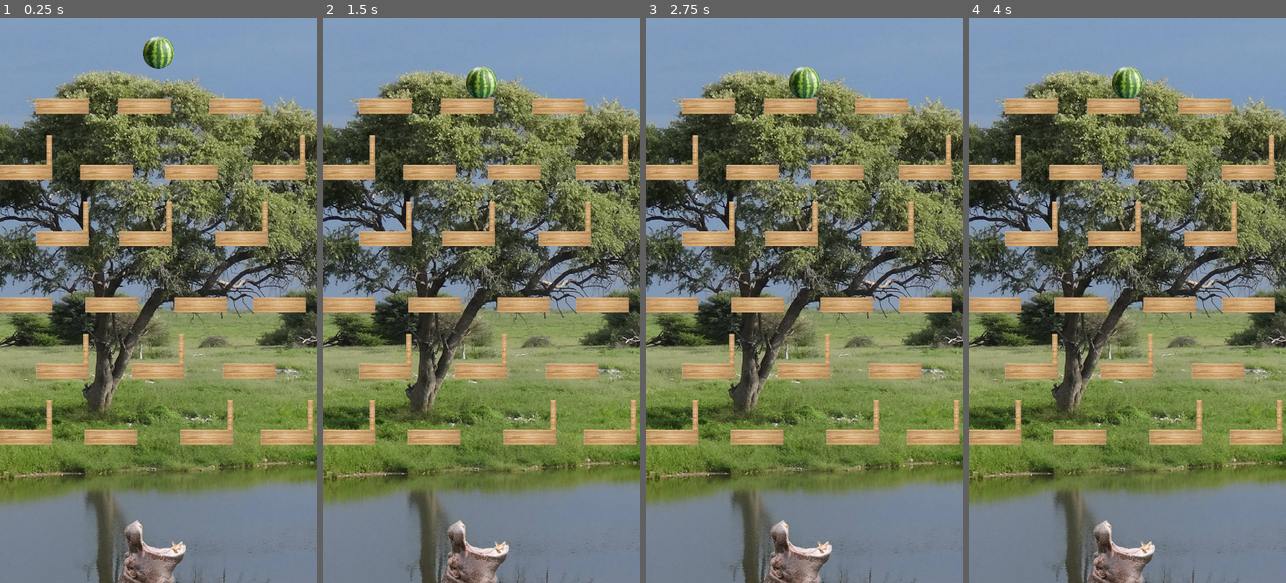
Above: before the commit, frames 1-4 (left to right).
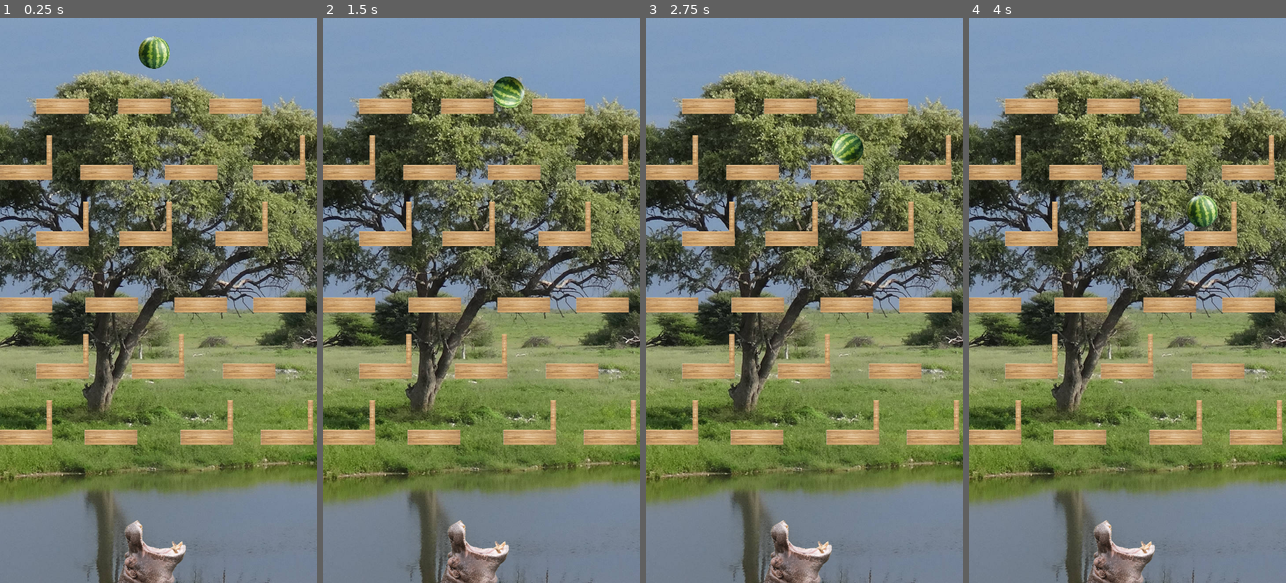
Above: after the commit, the same moments.

Repository: codemonsters/macaronigate
Game: Godot game, scene res://minigames/happyhippo/main.tscn
Two runs of this game, one before a commit and one after it. Both use one fixed random seed, a clock stepped at 60 frames per second and the inputs below. This scene is started directly instead of the project's main scene.
Inputs (mouse positions are in pixels of both pictures, inside the frame that each line leads up to):
- Up to frame 1 (0.25 s): no input
- Up to frame 2 (1.5 s): move the mouse to (551, 272) at 0.52 s; hold Right 0.53-1.28 s; click (551, 272) at 0.67 s; move the mouse to (418, 328) at 1.27 s; hold Left from 1.28 s (still down)
- Up to frame 3 (2.75 s): move the mouse to (836, 176) at 2.02 s; release Left at 2.03 s; hold Right from 2.03 s (still down)
- Up to frame 4 (4 s): move the mouse to (1111, 413) at 2.77 s; release Right at 2.78 s; hold Up 2.78-3.53 s; click (1111, 413) at 2.92 s; move the mouse to (1222, 385) at 3.52 s; hold Left from 3.53 s (still down)

The runs differ from the first frame. In frame 1, 0.5% of the frame differs, in the area x 43-55%, y 3-9%; in frame 2, 0.8%; in frame 3, 0.8%; in frame 4, 0.9%, in the area x 45-79%, y 8-37%.

Commit message:
Añadidos controles para ordenador

Diff:
--- a/src/minigames/happyhippo/main.gd
+++ b/src/minigames/happyhippo/main.gd
@@ -12,6 +12,7 @@
 var angulo = 0
 var filas = 6
 var madera_anterior
+
 
 
 # Called when the node enters the scene tree for the first time.
@@ -36,18 +37,24 @@
 				pared2.position=madera2.position+Vector2(53,-50)
 			madera_anterior = madera2.position.x
 
+func _input(event):
+	if Input.is_key_pressed(KEY_RIGHT):
+		angulo = .3
+	if Input.is_key_pressed(KEY_LEFT):
+		angulo = -.3
+	if Input.is_key_pressed(KEY_UP):
+		jump()
+
+func jump():
+	pass #TODO Programar salto
 
 # Called every frame. 'delta' is the elapsed time since the previous frame.
 func _process(delta):
 	angulo += Input.get_gyroscope().x*delta
 	if angulo > 3.14/2:
-		angulo = 3.14/2
+		direction = Vector2(sin(3.14/2),cos(3.14/2))
 	elif angulo < -3.14/2:
-		angulo = -3.14/2
-	direction = Vector2(sin(angulo),cos(angulo))
+		direction = Vector2(sin(-3.14/2),cos(-3.14/2))
+	else:
+		direction = Vector2(sin(angulo),cos(angulo))
 	PhysicsServer2D.area_set_param(get_world_2d().space, PhysicsServer2D.AREA_PARAM_GRAVITY_VECTOR, direction)
-
-	#TODO ESTO ES LO HECHO EN EL 1/12/2023
-
-	#var input_direction = Input.get_vector("left", "right", "up", "down") Flechas de movimiento
-	#PhysicsServer2D.area_set_param(get_world_2d().space, PhysicsServer2D.AREA_PARAM_GRAVITY_VECTOR, direction)  Cambio gravedad
--- a/src/minigames/happyhippo/main.tscn
+++ b/src/minigames/happyhippo/main.tscn
@@ -13,7 +13,7 @@
 texture = ExtResource("4_eibs5")
 
 [node name="watermelon" parent="." instance=ExtResource("1_wyqtf")]
-position = Vector2(360, 50)
+position = Vector2(350, 50)
 
 [node name="hippo" type="Sprite2D" parent="."]
 position = Vector2(360, 1225)
